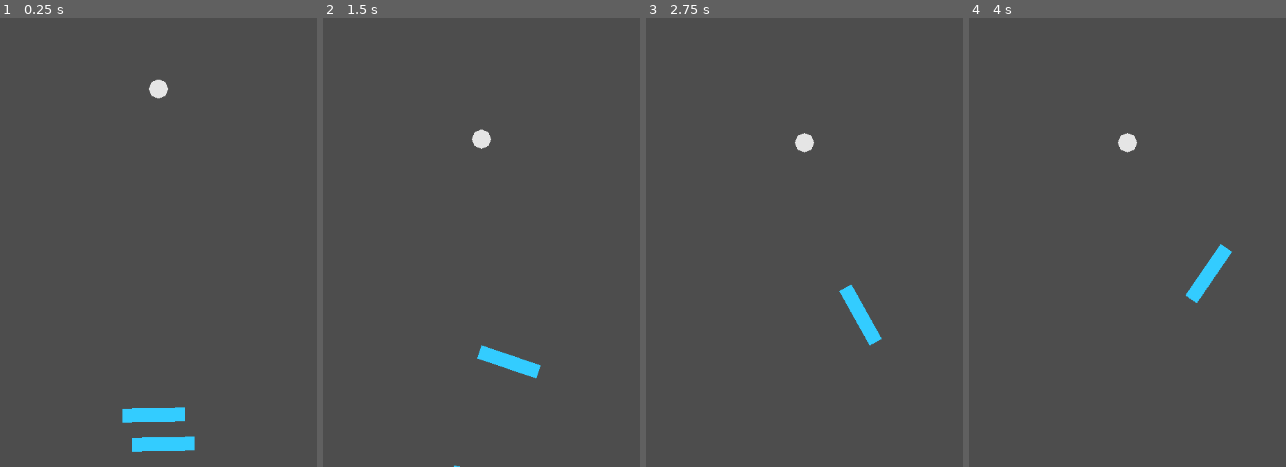
Above: before the commit, frames 1-4 (left to right).
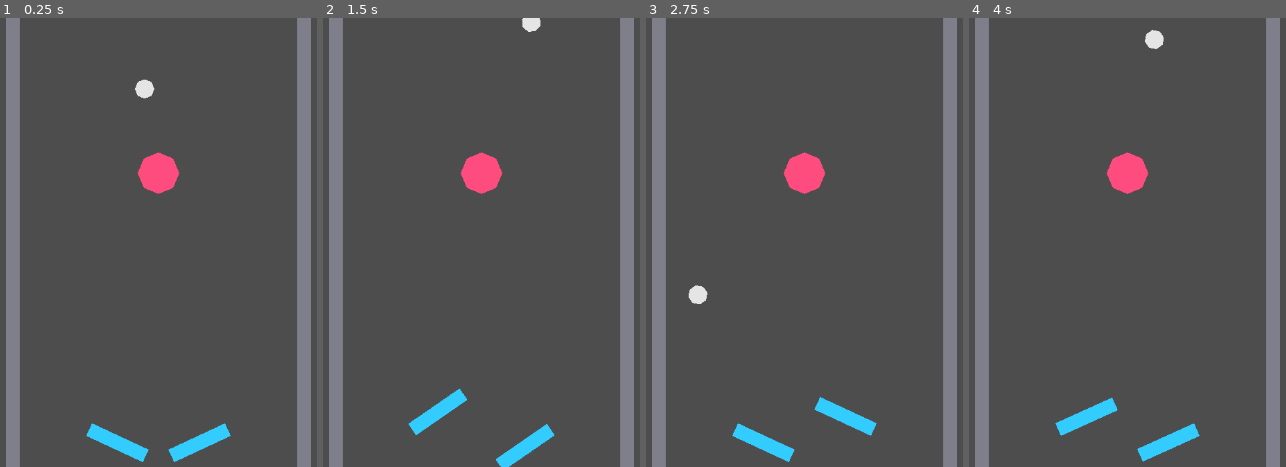
Above: after the commit, the same moments.

Repository: nobody174/pinball-adventure
Game: Godot game, scene res://core/physics/physics_prototype.tscn
The game is run twice, just before and just after one commit, with the same random seed, the same clock (stepped at 60 frames per second) and the same inputs.
Inputs:
- Up to frame 1 (0.25 s): no input
- Up to frame 2 (1.5 s): hold Right (flip_right) 0.53-1.28 s; tap Up (launch_ball) at 0.6 s; tap Space (nudge) at 0.8, 1.35 s; hold Left (flip_left) from 1.28 s (still down)
- Up to frame 3 (2.75 s): tap Up (launch_ball) at 1.55, 2.1 s; release Left (flip_left) at 2.03 s; hold Right (flip_right) from 2.03 s (still down); tap Space (nudge) at 2.3 s
- Up to frame 4 (4 s): tap Space (nudge) at 2.85, 3.8 s; tap Up (launch_ball) at 3.05, 3.6 s; release Right (flip_right) at 3.53 s; hold Left (flip_left) from 3.53 s (still down)

The runs differ from the first frame. In frame 1, 12% of the frame differs, in the area x 1-99%, y 0-100%; in frame 2, 12%; in frame 3, 12%; in frame 4, 12%.

Commit message:
fix(physics): pin flippers to their pivot, correct swing direction, fix respawn freeze — §10a
Playtest-driven fixes:
- Boundary walls and bumper had collision shapes but no visuals — added sprites so the table is actually visible.
- Flippers were free-floating RigidBody2D with no pivot constraint; applying torque about the off-center collision shape dragged them away from their pivot. Fixed with a PinJoint2D anchor per flipper plus forcing center_of_mass back to the pivot.
- Flipper rest/active angles were inverted (drooped further down when pressed instead of swinging up), and pivots were spaced too close together, causing overlap at rest. Corrected angle signs and widened spacing.
- Added a damping term to the flipper torque controller to prevent ringing at high torque values.
- Wired the previously-inert launch_ball input action to an actual impulse, and added a nudge impulse on the ball (tuned down from an initial value large enough to tunnel through walls).
- Ball drain/respawn wrote position/linear_velocity directly on the RigidBody2D from _physics_process, which fights the physics server's transform sync and permanently freezes gravity after one respawn (reproduced and confirmed via a temporary headless debug trace). Fixed by moving the teleport into _integrate_forces(), the correct hook for direct RigidBody2D state changes.

Also added docs/inspiration/ — principle-level design notes drawing on general pinball design conventions (not sourced from any original game's code/assets), linked from GDD.md.

Co-Authored-By: Claude Sonnet 5 <noreply@anthropic.com>

Diff:
--- a/core/physics/ball.gd
+++ b/core/physics/ball.gd
@@ -4,6 +4,14 @@
 
 @export var restitution: float = 0.6
 @export var friction: float = 0.1
+@export var nudge_impulse: float = 400.0
+@export var nudge_cooldown_seconds: float = 0.4
+@export var launch_impulse: float = 500.0
+
+var _spawn_position: Vector2
+var _nudge_cooldown_remaining: float = 0.0
+var _launched: bool = false
+var _pending_respawn: bool = false
 
 func _ready() -> void:
 	var mat := PhysicsMaterial.new()
@@ -12,3 +20,37 @@
 	physics_material_override = mat
 	contact_monitor = true
 	max_contacts_reported = 4
+	_spawn_position = position
+
+func _physics_process(delta: float) -> void:
+	## Placeholder launch: no plunger/lane yet (GDD hasn't reached that), so
+	## this is just a direct impulse stand-in — real plunger feel is later work.
+	if not _launched and Input.is_action_just_pressed("launch_ball"):
+		apply_central_impulse(Vector2(0, -1.0) * launch_impulse)
+		_launched = true
+
+	_nudge_cooldown_remaining = maxf(0.0, _nudge_cooldown_remaining - delta)
+	if Input.is_action_just_pressed("nudge") and _nudge_cooldown_remaining <= 0.0:
+		## Placeholder nudge: small sideways+up impulse, cooldown stands in for
+		## tilt until a real tilt-lockout system exists (see physics_notes.md).
+		var direction := 1.0 if randf() < 0.5 else -1.0
+		apply_central_impulse(Vector2(direction, -0.6) * nudge_impulse)
+		_nudge_cooldown_remaining = nudge_cooldown_seconds
+
+	## Placeholder drain/recovery: §10a has no plunger or drain-out UI yet, so a
+	## ball that leaves the play area (drains, or gets knocked out) just
+	## respawns rather than being lost for the rest of the playtest session.
+	if position.y > 900 or absf(position.x - 210) > 600:
+		_pending_respawn = true
+		_launched = false
+
+## Writing position/linear_velocity directly on a RigidBody2D outside this
+## callback fights the physics server's own transform sync and can leave the
+## body stuck with gravity no longer applying — teleports must go through here.
+func _integrate_forces(state: PhysicsDirectBodyState2D) -> void:
+	if _pending_respawn:
+		state.transform = Transform2D(0.0, _spawn_position)
+		state.linear_velocity = Vector2.ZERO
+		state.angular_velocity = 0.0
+		state.sleeping = false
+		_pending_respawn = false
--- a/core/physics/flipper.gd
+++ b/core/physics/flipper.gd
@@ -4,9 +4,12 @@
 ## Tunable in the inspector for §10a feel-testing.
 
 @export var is_left: bool = true
-@export var rest_angle_degrees: float = 0.0
-@export var active_angle_degrees: float = 60.0
+## Positive = rotated clockwise on screen (Y-down). Rest droops the tip down
+## and toward the pivot (reduces reach/overlap); active swings it up.
+@export var rest_angle_degrees: float = 25.0
+@export var active_angle_degrees: float = -25.0
 @export var torque_strength: float = 900000.0
+@export var damping_strength: float = 40000.0
 @export var input_action: String = "flip_left"
 
 var _rest_angle: float
@@ -16,6 +19,11 @@
 func _ready() -> void:
 	lock_rotation = false
 	gravity_scale = 0.0
+	## Pin torque rotates around the body's center of mass, not the node origin.
+	## The collision shape is offset from the pivot, so without this the flipper
+	## drifts instead of spinning in place — force the CoM back to the pivot.
+	center_of_mass_mode = RigidBody2D.CENTER_OF_MASS_MODE_CUSTOM
+	center_of_mass = Vector2.ZERO
 	_rest_angle = deg_to_rad(rest_angle_degrees) * (1.0 if is_left else -1.0)
 	_active_angle = deg_to_rad(active_angle_degrees) * (1.0 if is_left else -1.0)
 	rotation = _rest_angle
@@ -24,4 +32,7 @@
 	_pressed = Input.is_action_pressed(input_action)
 	var target_angle: float = _active_angle if _pressed else _rest_angle
 	var angle_diff: float = wrapf(target_angle - rotation, -PI, PI)
-	apply_torque(angle_diff * torque_strength)
+	## PD control: spring term (torque_strength) snaps to target, damping term
+	## (damping_strength) resists angular velocity to prevent ringing/overshoot
+	## at high torque values.
+	apply_torque(angle_diff * torque_strength - angular_velocity * damping_strength)
--- a/core/physics/physics_prototype.tscn
+++ b/core/physics/physics_prototype.tscn
@@ -27,13 +27,28 @@
 position = Vector2(0, 350)
 shape = SubResource("RectangleShape2D_wall_side")
 
+[node name="LeftWallSprite" type="Polygon2D" parent="Boundary"]
+position = Vector2(0, 350)
+color = Color(0.5, 0.5, 0.55, 1)
+polygon = PackedVector2Array(-10, -350, 10, -350, 10, 350, -10, 350)
+
 [node name="RightWall" type="CollisionShape2D" parent="Boundary"]
 position = Vector2(420, 350)
 shape = SubResource("RectangleShape2D_wall_side")
 
+[node name="RightWallSprite" type="Polygon2D" parent="Boundary"]
+position = Vector2(420, 350)
+color = Color(0.5, 0.5, 0.55, 1)
+polygon = PackedVector2Array(-10, -350, 10, -350, 10, 350, -10, 350)
+
 [node name="TopWall" type="CollisionShape2D" parent="Boundary"]
 position = Vector2(210, 0)
 shape = SubResource("RectangleShape2D_wall_top")
+
+[node name="TopWallSprite" type="Polygon2D" parent="Boundary"]
+position = Vector2(210, 0)
+color = Color(0.5, 0.5, 0.55, 1)
+polygon = PackedVector2Array(-210, -10, 210, -10, 210, 10, -210, 10)
 
 [node name="Bumper" type="StaticBody2D" parent="."]
 position = Vector2(210, 250)
@@ -41,8 +56,12 @@
 [node name="CollisionShape2D" type="CollisionShape2D" parent="Bumper"]
 shape = SubResource("CircleShape2D_bumper")
 
+[node name="Sprite" type="Polygon2D" parent="Bumper"]
+color = Color(1, 0.3, 0.5, 1)
+polygon = PackedVector2Array(30, 0, 21.2, 21.2, 0, 30, -21.2, 21.2, -30, 0, -21.2, -21.2, 0, -30, 21.2, -21.2)
+
 [node name="Ball" type="RigidBody2D" parent="." node_paths=PackedStringArray()]
-position = Vector2(210, 100)
+position = Vector2(190, 100)
 script = ExtResource("1_ball")
 
 [node name="CollisionShape2D" type="CollisionShape2D" parent="Ball"]
@@ -52,8 +71,11 @@
 color = Color(0.9, 0.9, 0.9, 1)
 polygon = PackedVector2Array(-14, 0, -10, -10, 0, -14, 10, -10, 14, 0, 10, 10, 0, 14, -10, 10)
 
+[node name="LeftFlipperAnchor" type="StaticBody2D" parent="."]
+position = Vector2(110, 620)
+
 [node name="LeftFlipper" type="RigidBody2D" parent="."]
-position = Vector2(150, 620)
+position = Vector2(110, 620)
 script = ExtResource("2_flipper")
 is_left = true
 input_action = "flip_left"
@@ -66,8 +88,16 @@
 color = Color(0.2, 0.8, 1, 1)
 polygon = PackedVector2Array(0, -10, 90, -10, 90, 10, 0, 10)
 
+[node name="LeftFlipperPin" type="PinJoint2D" parent="."]
+position = Vector2(110, 620)
+node_a = NodePath("../LeftFlipperAnchor")
+node_b = NodePath("../LeftFlipper")
+
+[node name="RightFlipperAnchor" type="StaticBody2D" parent="."]
+position = Vector2(310, 620)
+
 [node name="RightFlipper" type="RigidBody2D" parent="."]
-position = Vector2(270, 620)
+position = Vector2(310, 620)
 script = ExtResource("2_flipper")
 is_left = false
 input_action = "flip_right"
@@ -79,6 +109,11 @@
 [node name="Sprite" type="Polygon2D" parent="RightFlipper"]
 color = Color(0.2, 0.8, 1, 1)
 polygon = PackedVector2Array(0, -10, -90, -10, -90, 10, 0, 10)
+
+[node name="RightFlipperPin" type="PinJoint2D" parent="."]
+position = Vector2(310, 620)
+node_a = NodePath("../RightFlipperAnchor")
+node_b = NodePath("../RightFlipper")
 
 [node name="TouchZones" type="CanvasLayer" parent="."]
 script = ExtResource("3_touch")
Not shown, changed: docs/GDD.md
Not shown, changed: docs/PROGRESS.md
Not shown, added: docs/inspiration/mission_ideas.md
Not shown, added: docs/inspiration/physics_notes.md
Not shown, added: docs/inspiration/pinball_fantasies_analysis.md
